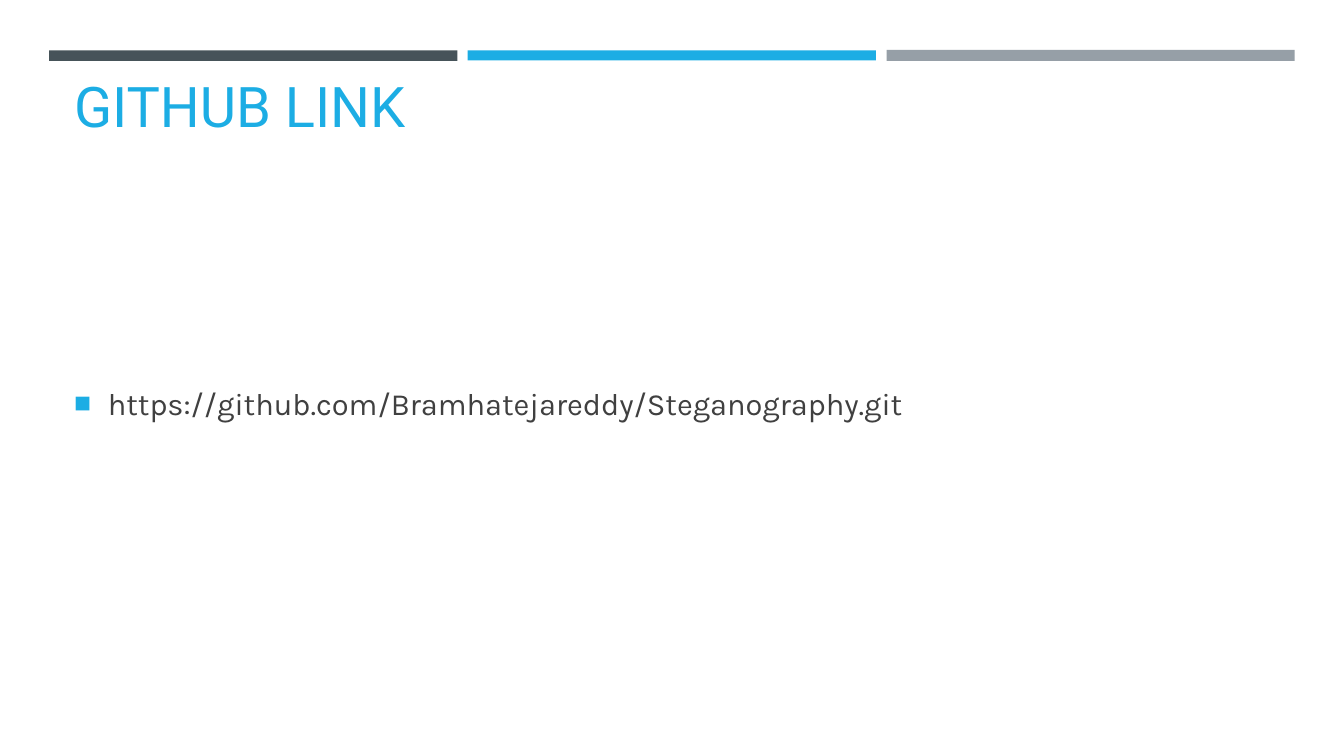
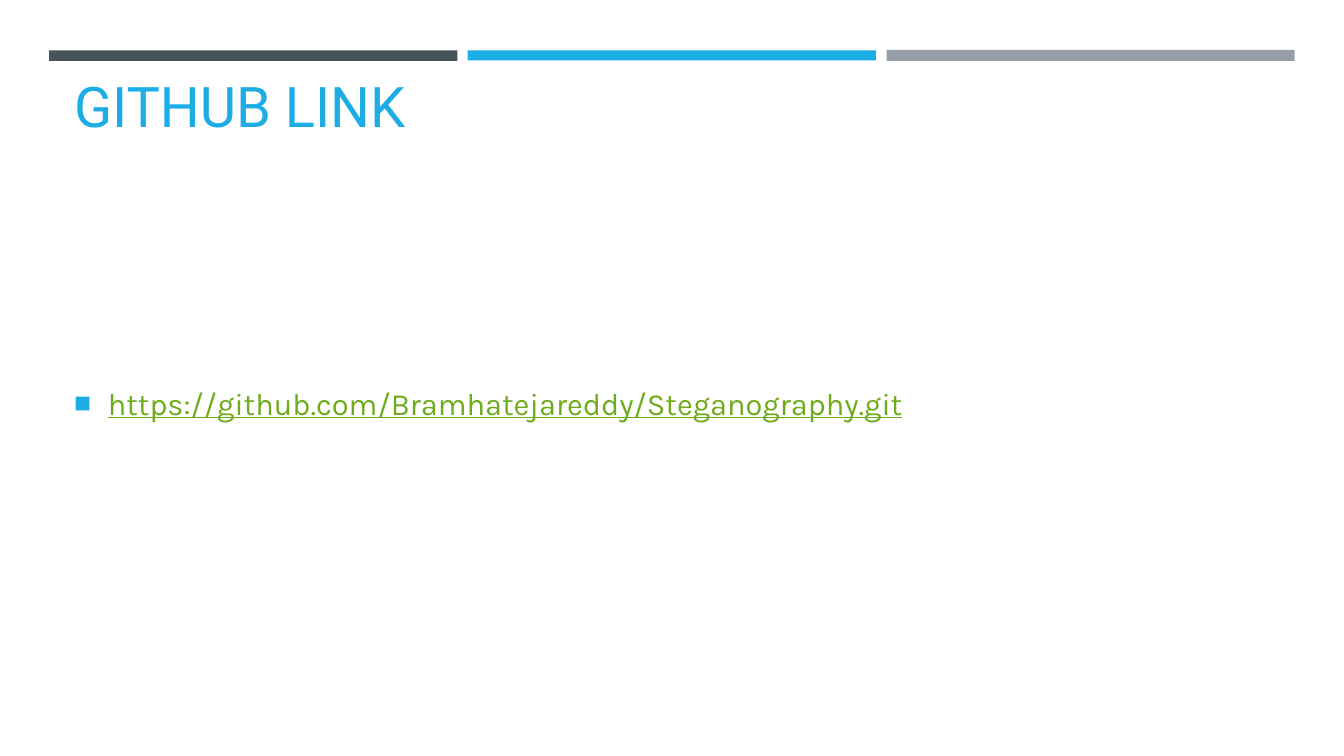
Before and after one commit to Bramhatejareddy/Steganography, a slide deck: slide 9 of AICTE PPT G.BRAMHATEJAREDDY.pptx. Drawn at 1344x756 pixels with LibreOffice and Linux fonts; fonts in the diff are those of the drawing; background and template pictures are left out. Boxes give left, top, right and bottom in pixels: in the first picture for what was removed or moved away, otherwise in the second. Text is boxed around its words. In the diff, an @@ line names an element or a change of style, - is before the commit and + after.

```diff
--- a/AICTE PPT G.BRAMHATEJAREDDY.pptx
+++ b/AICTE PPT G.BRAMHATEJAREDDY.pptx
@@ text "https://github.com/Bramhatejareddy/Steganography.git" at (108,392,902,423): text colour #404040 to #6EAC1C, underline on @@
```
